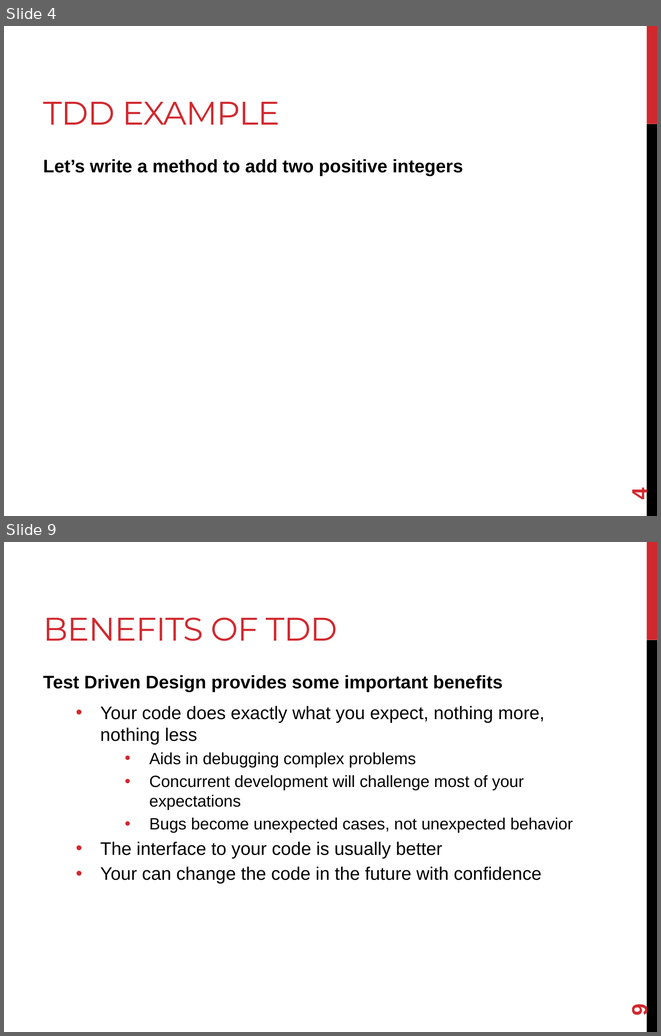
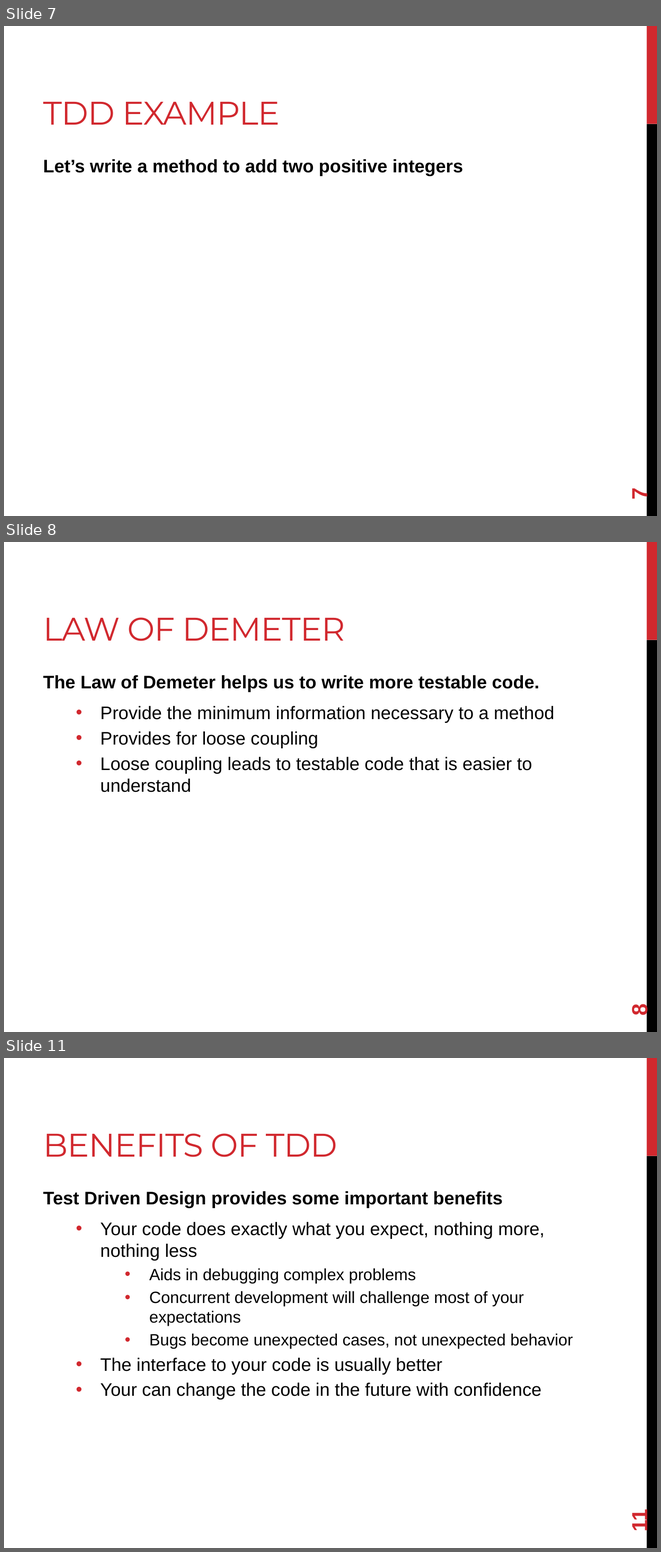
Before and after one commit to joshpeterson/DevelopingConcurrentSoftware, a slide deck: Lectures/Test Driven Design/Test Driven Design.pptx. Shown one above the other, each under a label of ours: slides 4 and 9 before the commit, slides 7, 8 and 11 after it; the slides between them are not shown. The pictures are 661x1036 and 661x1552 pixels, drawn with LibreOffice and Linux fonts; fonts in the diff are those of the drawing. Boxes give left, top, right and bottom in pixels: in the first picture for what was removed or moved away, otherwise in the second. Text is boxed around its words. In the diff, an @@ line names an element or a change of style, - is before the commit and + after.

```diff
--- a/Lectures/Test Driven Design/Test Driven Design.pptx
+++ b/Lectures/Test Driven Design/Test Driven Design.pptx
@@ slide 8 added at (x1=4, y1=542, x2=657, y2=1032), background #FFFFFF; not listed: 2 template elements that a slide beside it also shows @@
@@ title added at (x1=43, y1=617, x2=345, y2=641), 36 pt, text #D1282E @@
+LAW OF DEMETER
@@ text added at (x1=43, y1=675, x2=554, y2=792), 20 pt, text #000000 @@
+The Law of Demeter helps us to write more testable code.
+  • Provide the minimum information necessary to a method
+  • Provides for loose coupling
+  • Loose coupling leads to testable code that is easier to understand
@@ page number added at (x1=627, y1=1005, x2=652, y2=1016), 24 pt, text #D1282E, bold @@
+8
@@ what was slide 4 is now slide 7 @@
@@ page number at (x1=627, y1=489, x2=652, y2=500): text changed @@
-4
+7
@@ what was slide 9 is now slide 11 @@
@@ page number at (x1=627, y1=1511, x2=652, y2=1531): text changed @@
-9
+11
```
Also in this commit, not shown: 1 slide changed, 1 other slide added.
